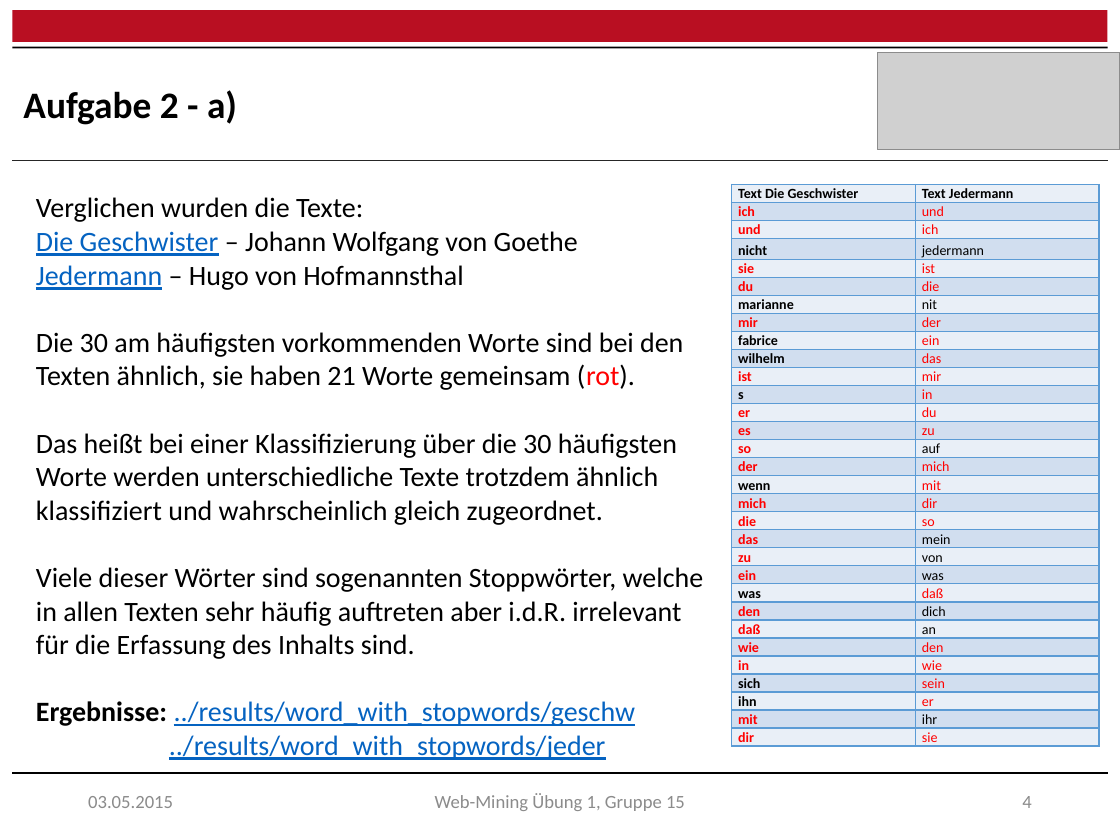
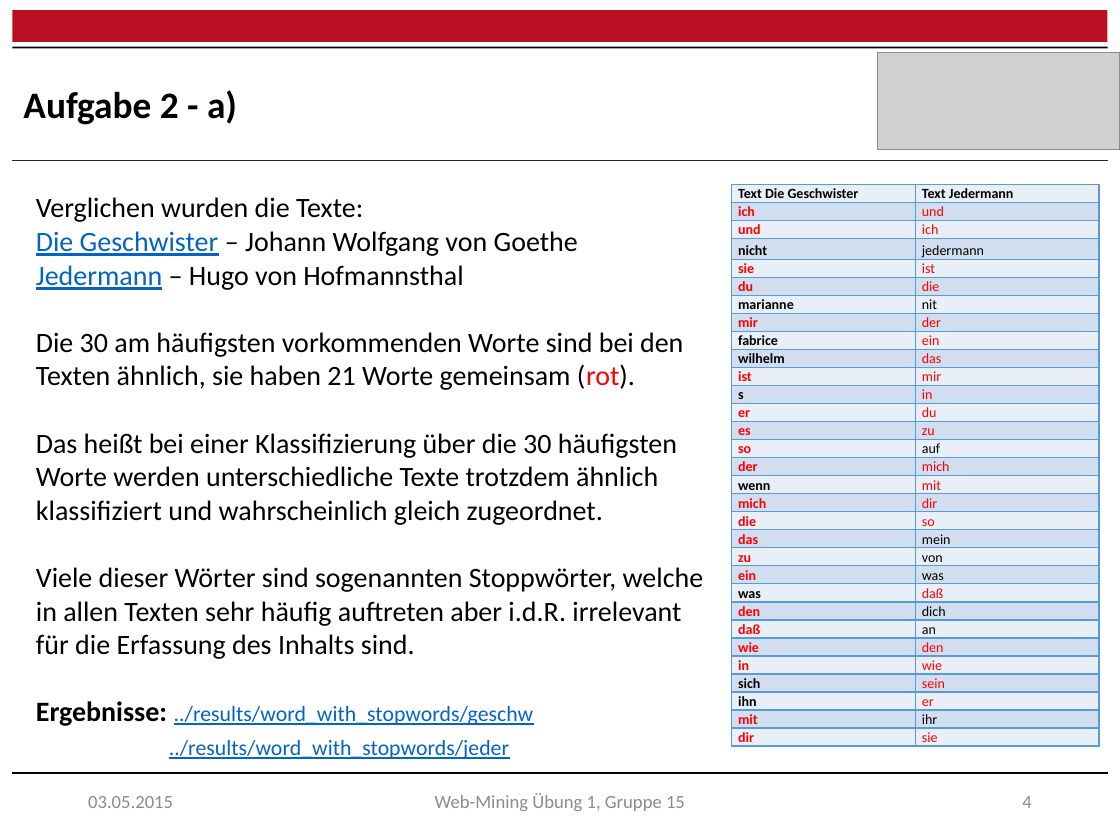
Before and after one commit to raQai/web-mining, a slide deck: slide 5 of ex1/ex1_results.pptx. Drawn at 1120x840 pixels with LibreOffice and Linux fonts; fonts in the diff are those of the drawing; grey boxes stand for pictures. Boxes give left, top, right and bottom in pixels: in the first picture for what was removed or moved away, otherwise in the second. Text is boxed around its words. In the diff, an @@ line names an element or a change of style, - is before the commit and + after.

```diff
--- a/ex1/ex1_results.pptx
+++ b/ex1/ex1_results.pptx
@@ text at box(36, 701, 534, 759): size 18 to 14 pt in "../results/word_with_stopwords/geschw", "../results/word_with_stopwords/jeder" @@
```
Also in this commit, not shown: 8 other slides changed, 45 other files.
